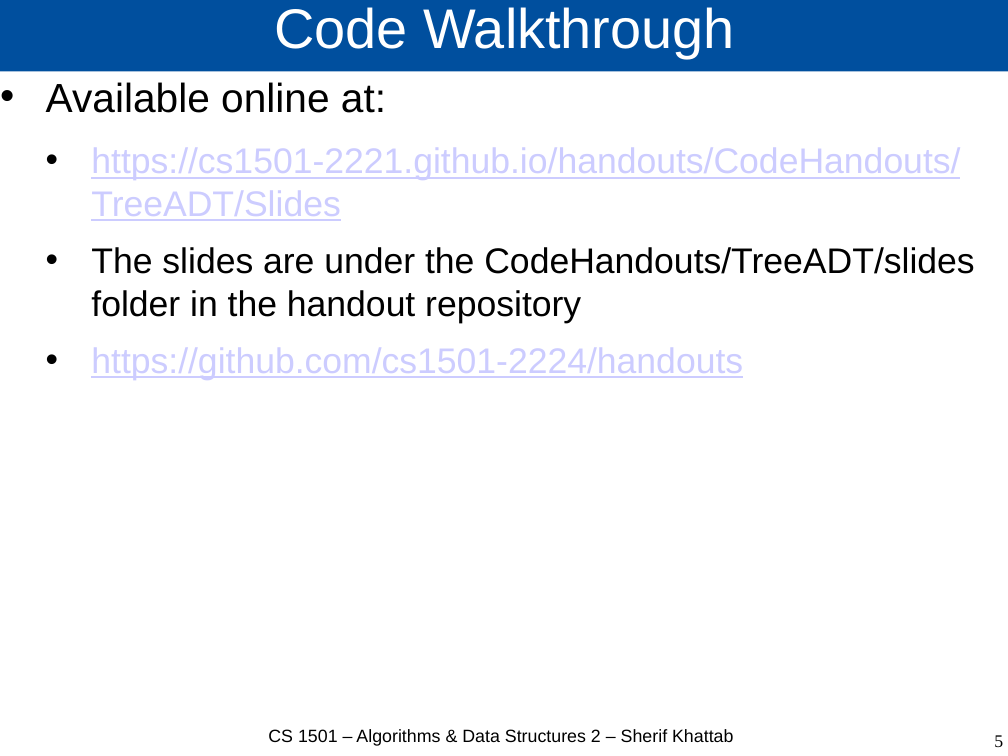
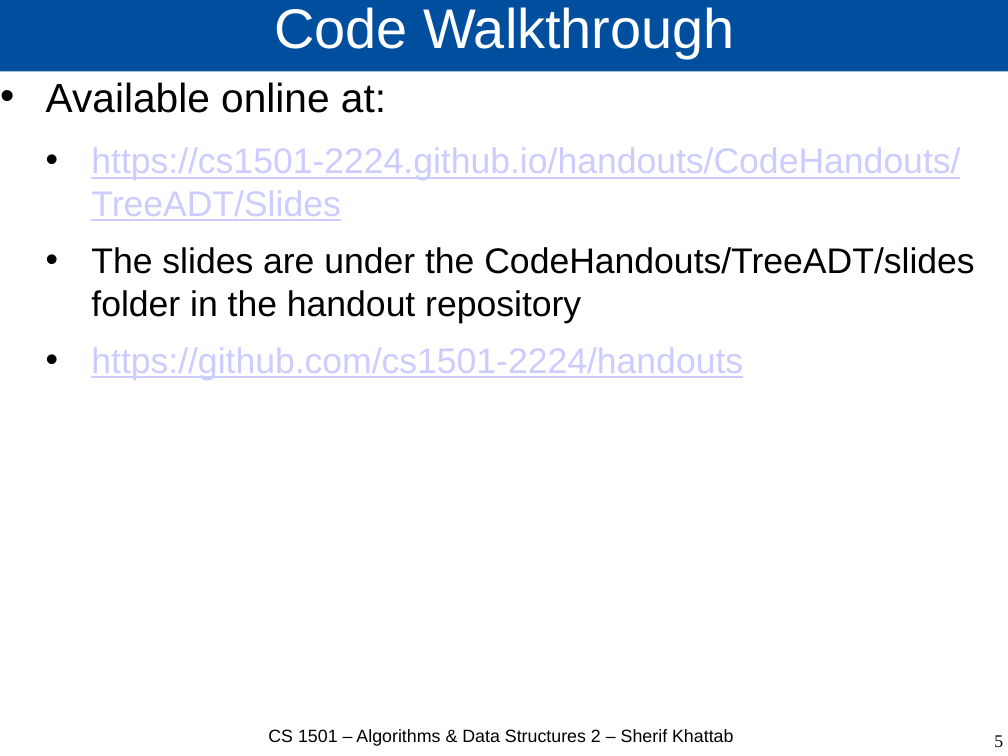
Before and after one commit to cs1501-2224/handouts, a slide deck: slide 5 of DraftSlides/Lecture5.pptx. Drawn at 1008x756 pixels with LibreOffice and Linux fonts; fonts in the diff are those of the drawing. Boxes give left, top, right and bottom in pixels: in the first picture for what was removed or moved away, otherwise in the second. Text is boxed around its words. In the diff, an @@ line names an element or a change of style, - is before the commit and + after.

Commit message:
Update Lecture 5

```diff
--- a/DraftSlides/Lecture5.pptx
+++ b/DraftSlides/Lecture5.pptx
@@ text at (91, 148, 960, 221): text changed @@
-  • https://cs1501-2221.github.io/handouts/CodeHandouts/TreeADT/Slides
+  • https://cs1501-2224.github.io/handouts/CodeHandouts/TreeADT/Slides
```
